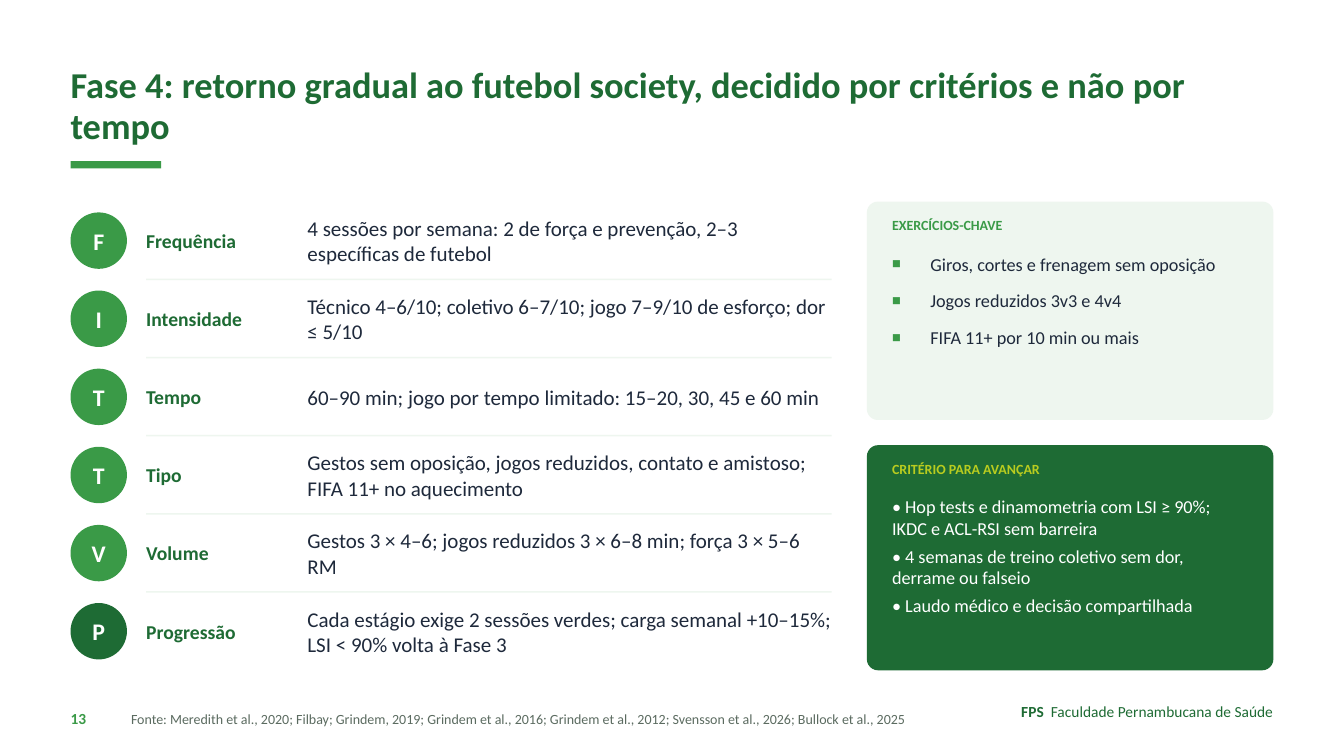
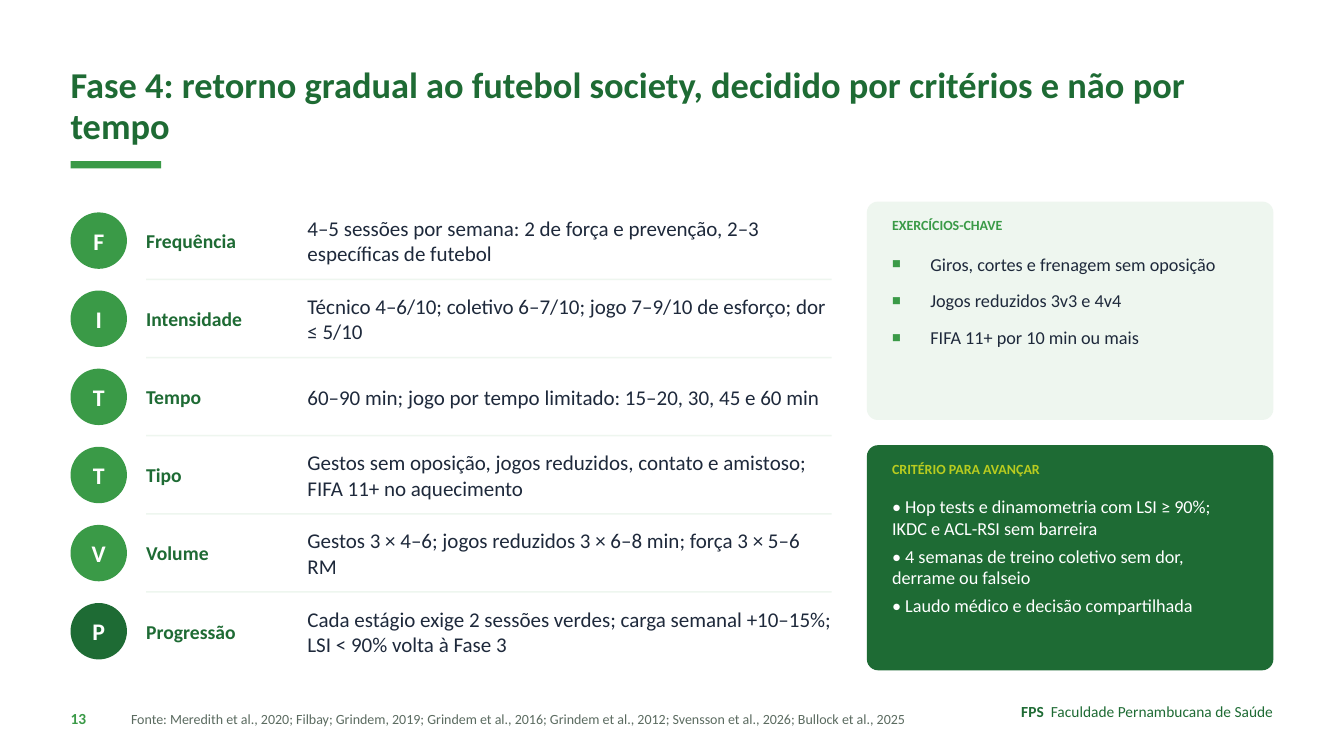
Before and after one commit to Institutomoraisandrade/CRM, a slide deck: slide 13 of trabalho-fps/trabalhos/2026-11-09-caso04-lca-lcm/apresentacao.pptx. Drawn at 1344x756 pixels with LibreOffice and Linux fonts; fonts in the diff are those of the drawing. Boxes give left, top, right and bottom in pixels: in the first picture for what was removed or moved away, otherwise in the second. Text is boxed around its words. In the diff, an @@ line names an element or a change of style, - is before the commit and + after.

```diff
--- a/trabalho-fps/trabalhos/2026-11-09-caso04-lca-lcm/apresentacao.pptx
+++ b/trabalho-fps/trabalhos/2026-11-09-caso04-lca-lcm/apresentacao.pptx
@@ text at bbox=[307, 221, 759, 265]: text changed @@
-4 sessões por semana: 2 de força e prevenção, 2–3 específicas de futebol
+4–5 sessões por semana: 2 de força e prevenção, 2–3 específicas de futebol
```
Also in this commit, not shown: 3 other slides changed, 8 other files.
